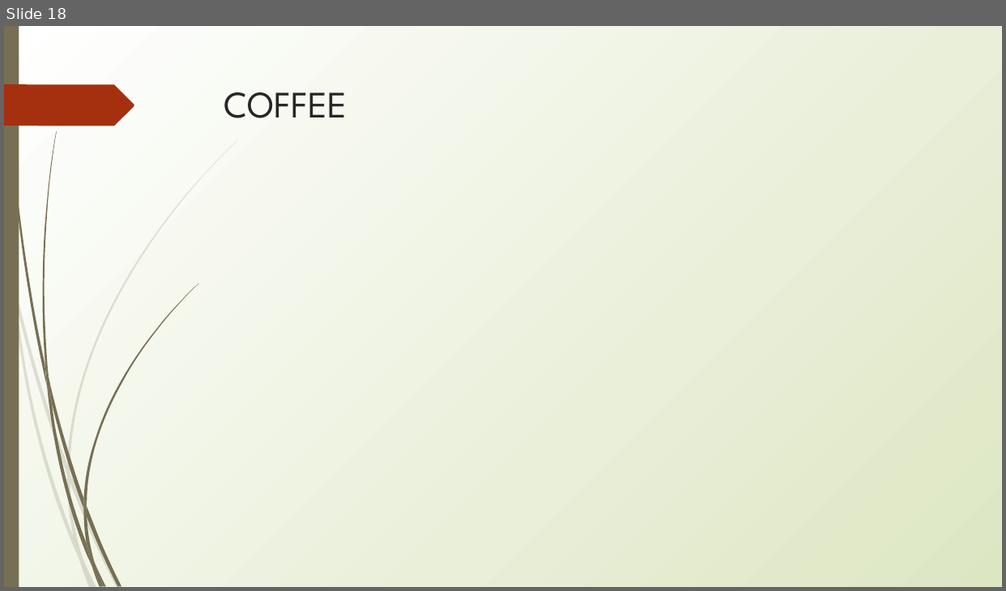
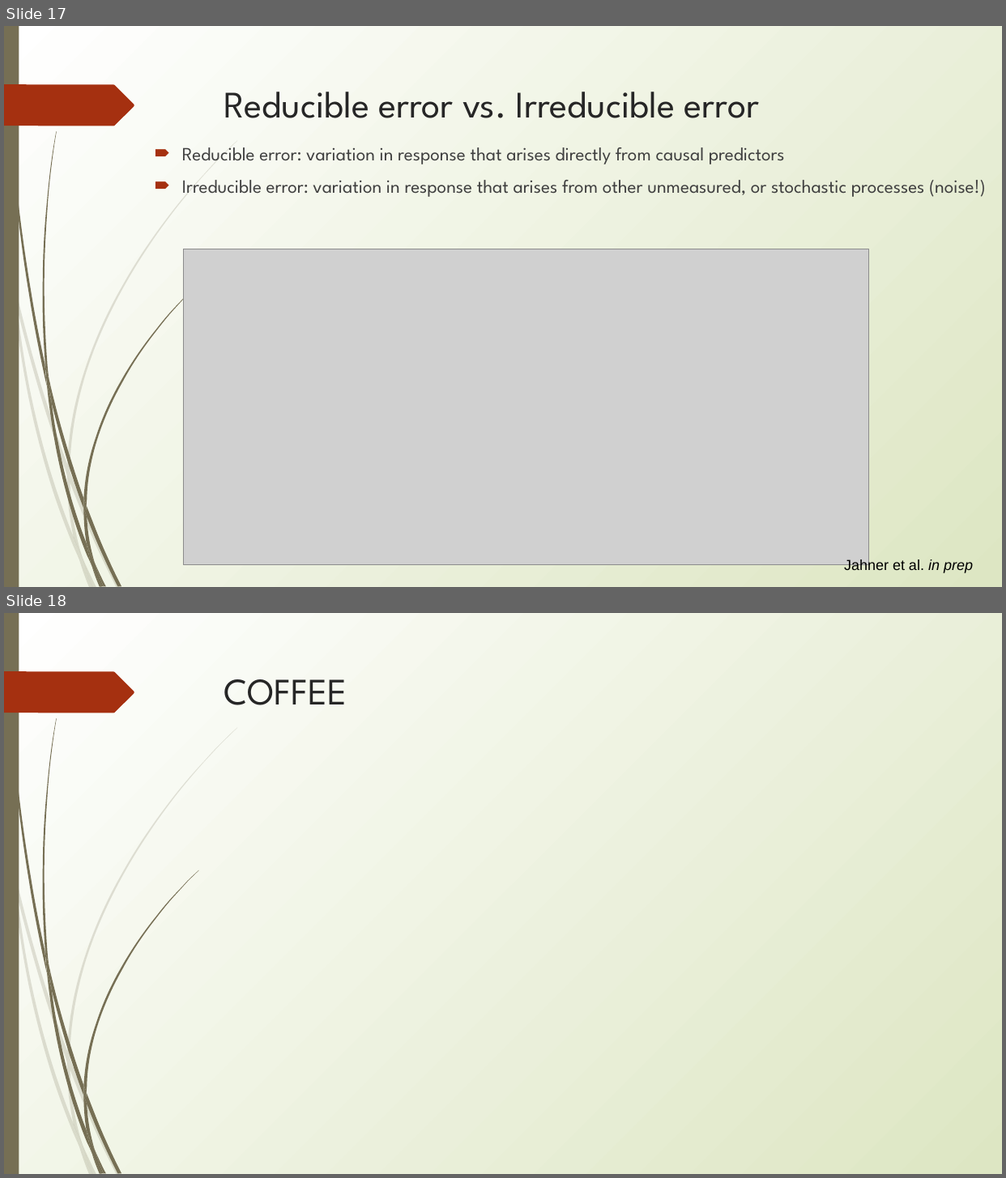
Before and after one commit to erynmcfarlane/GraduateStatsClass, a slide deck: Lecture1 _v2.pptx. Shown one above the other, each under a label of ours: slide 18 before the commit, slides 17 and 18 after it. The pictures are 1006x591 and 1006x1178 pixels, drawn with LibreOffice and Linux fonts; fonts in the diff are those of the drawing; grey boxes stand for pictures. Boxes give left, top, right and bottom in pixels: in the first picture for what was removed or moved away, otherwise in the second. Text is boxed around its words. In the diff, an @@ line names an element or a change of style, - is before the commit and + after.

```diff
--- a/Lecture1 _v2.pptx
+++ b/Lecture1 _v2.pptx
@@ slide 17 added at [4, 26, 1002, 587], background gradient #FFFFFF to #DDE6C3; not listed: 24 template elements that a slide beside it also shows @@
@@ title added at [224, 92, 759, 118], 36 pt, text #262626 @@
+Reducible error vs. Irreducible error
@@ text added at [182, 148, 986, 197], 18 pt, text #3F3F3F @@
+🠶 Reducible error: variation in response that arises directly from causal predictors
+🠶 Irreducible error: variation in response that arises from other unmeasured, or stochastic processes (noise!)
@@ picture added at [184, 249, 868, 565] @@
@@ text added at [844, 559, 973, 574], 14 pt, text #000000 @@
+Jahner et al. in prep
```
Also in this commit, not shown: 1 slide changed, 2 other slides added, 1 slide removed.
